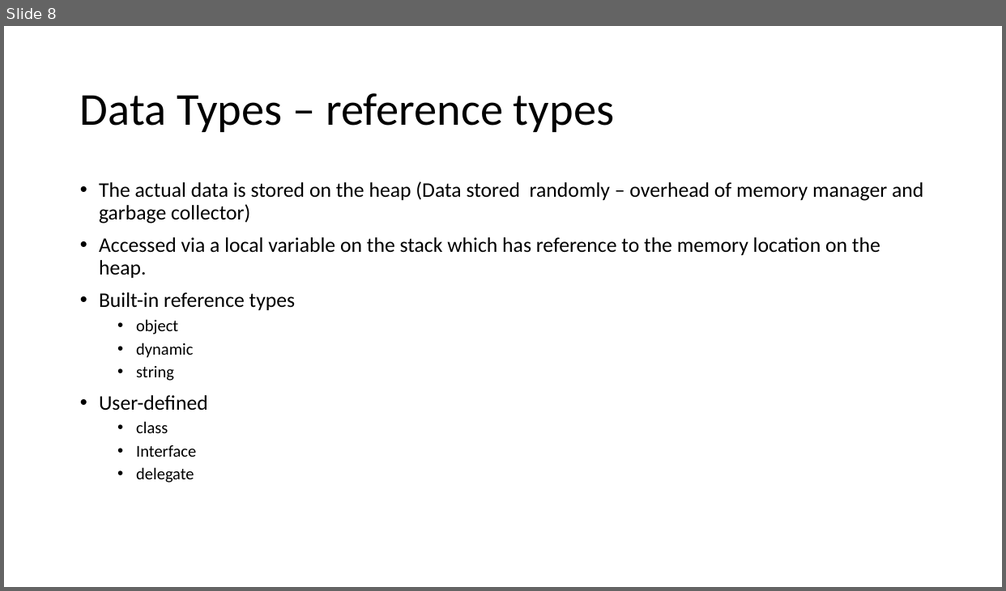
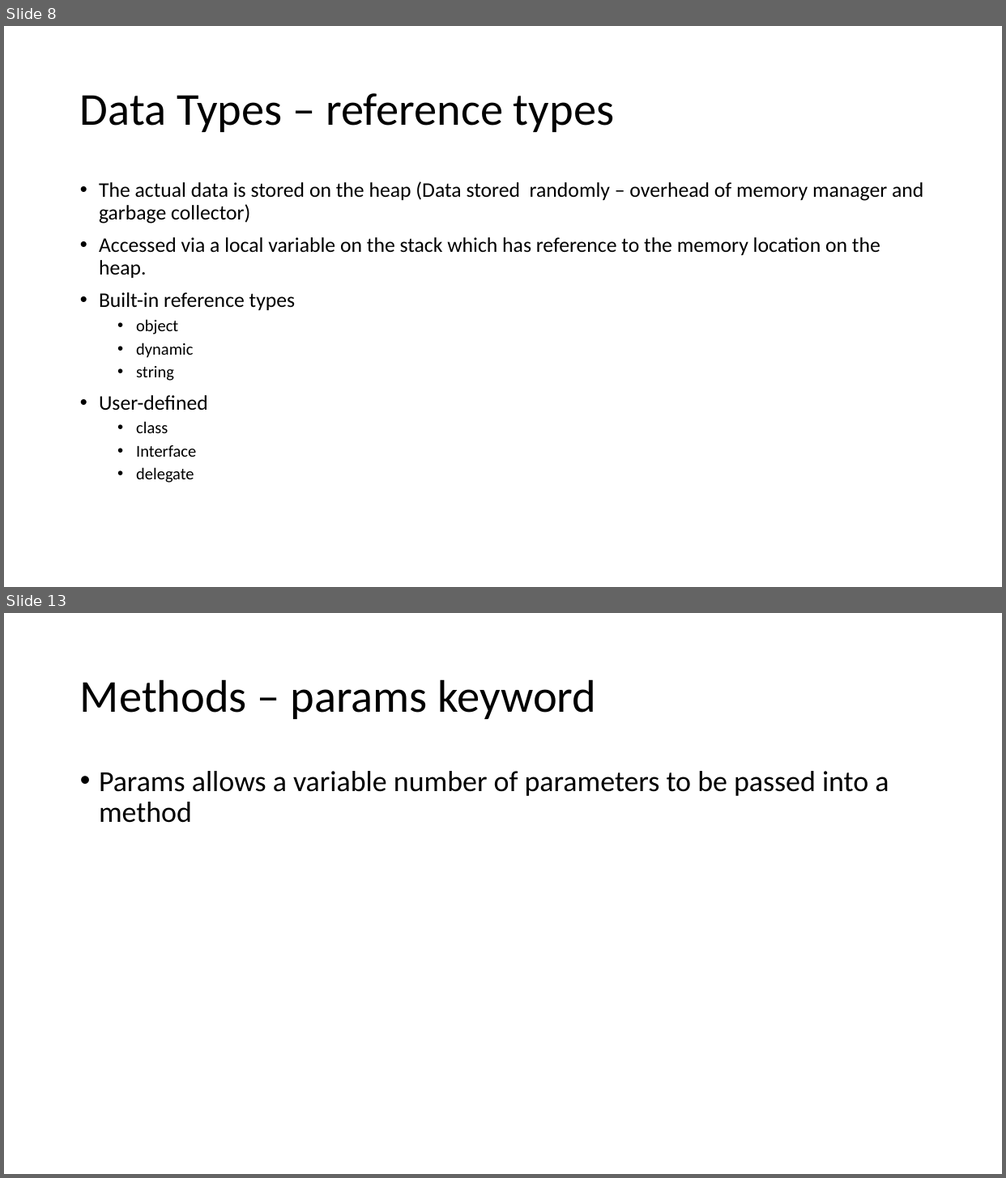
Before and after one commit to gavinhickford/Projects, a slide deck: Mentoring/Mentoring.pptx. Shown one above the other, each under a label of ours: slide 8 before the commit, slides 8 and 13 after it; the slides between them are not shown. The pictures are 1006x591 and 1006x1178 pixels, drawn with LibreOffice and Linux fonts; fonts in the diff are those of the drawing. Boxes give left, top, right and bottom in pixels: in the first picture for what was removed or moved away, otherwise in the second. Text is boxed around its words. In the diff, an @@ line names an element or a change of style, - is before the commit and + after.

```diff
--- a/Mentoring/Mentoring.pptx
+++ b/Mentoring/Mentoring.pptx
@@ slide 13 added at [4, 613, 1002, 1174], background #FFFFFF @@
@@ title added at [80, 679, 597, 719], 44 pt, text #000000 @@
+Methods – params keyword
@@ text added at [99, 771, 889, 823], 28 pt, text #000000 @@
+• Params allows a variable number of parameters to be passed into a method
```
Also in this commit, not shown: 1 slide changed, 4 other slides added.
